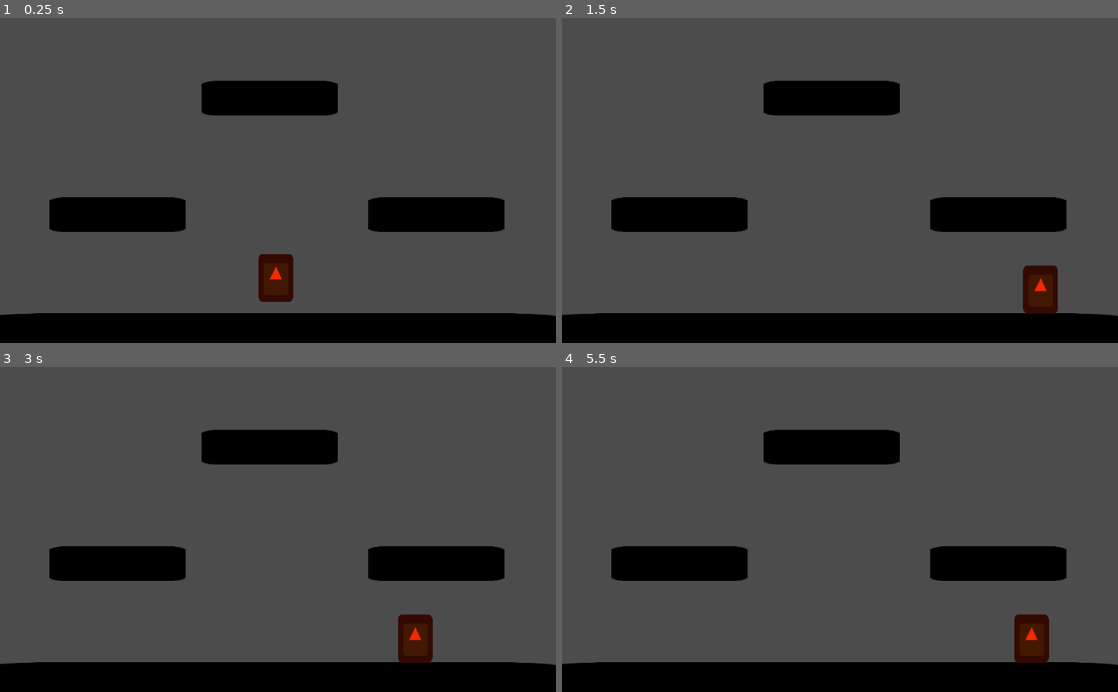
Above: before the commit, frames 1-4 (two rows, left to right).
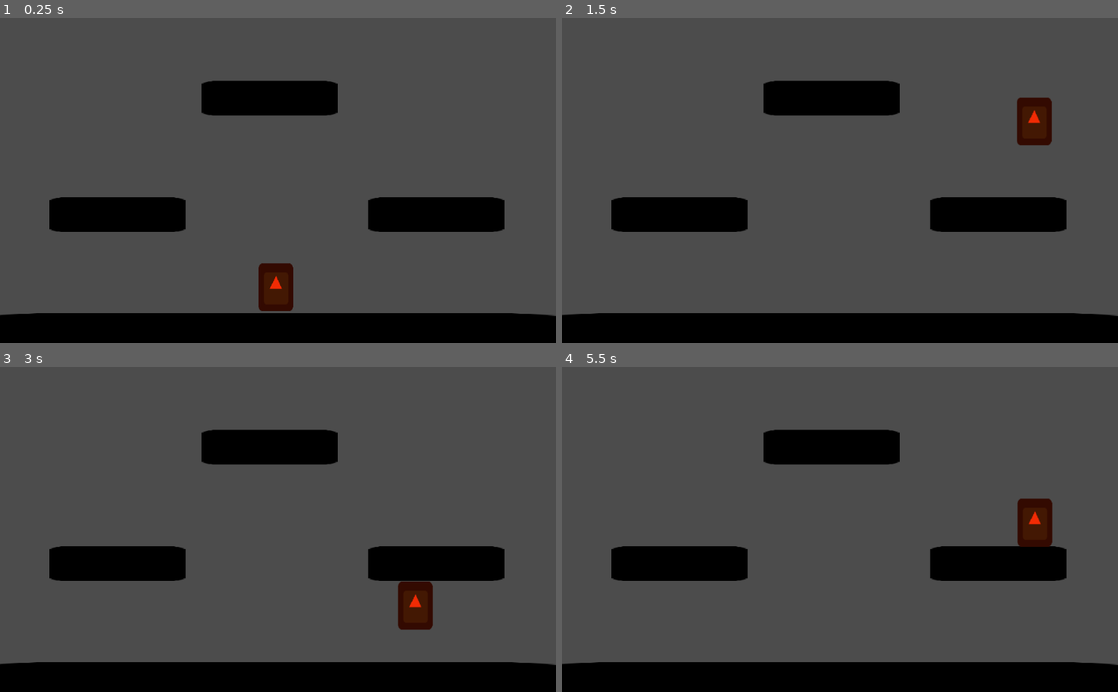
Above: after the commit, the same moments.

Repository: btzr-io/gwj-25
Game: Godot game, scene res://scenes/test_make.tscn
Two runs of this game, one before a commit and one after it. Both use one fixed random seed, a clock stepped at 60 frames per second and the inputs below. The engine's default icon, where the game draws it, is replaced by a stand-in: a white triangle on a blue panel in a dark square.
Inputs:
- Up to frame 1 (0.25 s): no input
- Up to frame 2 (1.5 s): hold Right (ui_right) from 0.53 s (still down); tap Up (ui_up) at 0.6, 0.77, 1.07, 1.35 s
- Up to frame 3 (3 s): tap Up (ui_up) at 1.52, 1.82, 2.1, 2.85 s; release Right (ui_right) at 2.03 s; hold Left (ui_left) 2.03-2.78 s; hold Right (ui_right) from 2.78 s (still down)
- Up to frame 4 (5.5 s): tap Up (ui_up) at 3.02, 3.32, 3.6, 3.77, 4.07, 4.35, 4.52, 4.82, 5.1 s; release Right (ui_right) at 4.28 s; hold Left (ui_left) 4.28-5.03 s; hold Right (ui_right) from 5.03 s (still down)

The runs differ from the first frame. In frame 1, 0.4% of the frame differs, in the area x 46-53%, y 72-91%; in frame 2, 1.8%; in frame 3, 1.3%; in frame 4, 1.9%, in the area x 81-89%, y 40-92%.

Commit message:
jumping
player can jump

Diff:
--- a/godot_wild_jam_game/scripts/player.gd
+++ b/godot_wild_jam_game/scripts/player.gd
@@ -7,8 +7,8 @@
 var motion : Vector2 = Vector2()
 var up : Vector2 = Vector2(0, -1)
 var speed : int = 400
-var gravity : int = 10
-var jump : int = -400
+var gravity : int = 20
+var jump : int = -800
 var acc : int = 15
 var max_acc : int = 500
 
@@ -70,3 +70,8 @@
 
 		else:
 			motion.x = 0
+
+	#jump:
+	if is_on_floor():
+		if Input.is_action_just_pressed("ui_up"):
+			motion.y = jump
Not shown, added: godot_wild_jam_game/project.godot~RF1006a076.TMP
